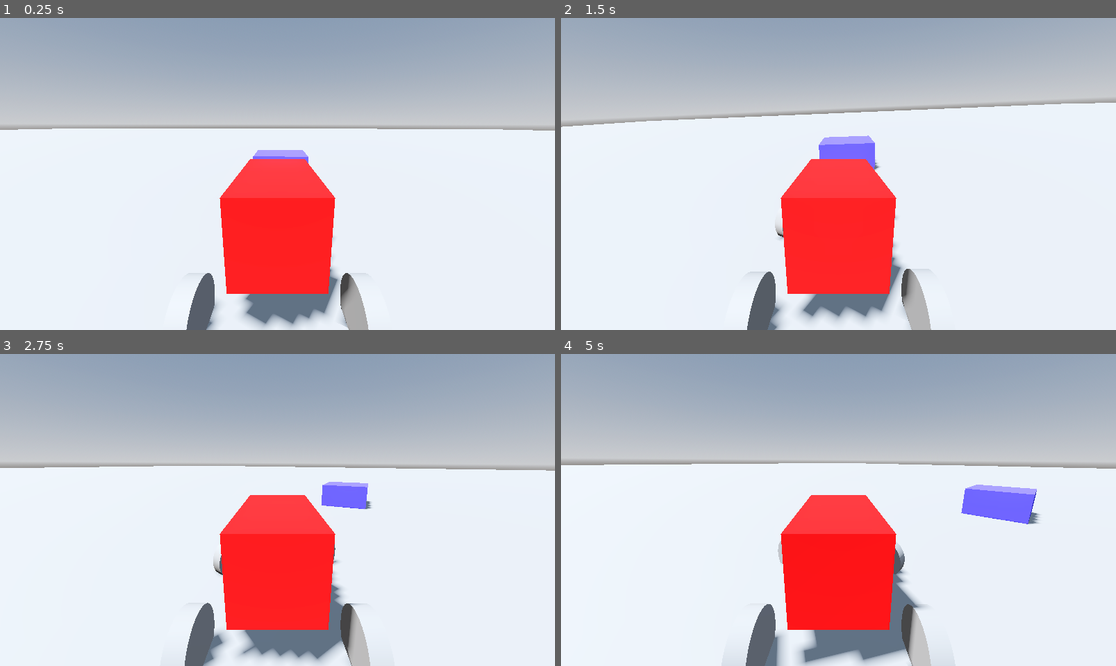
Above: before the commit, frames 1-4 (two rows, left to right).
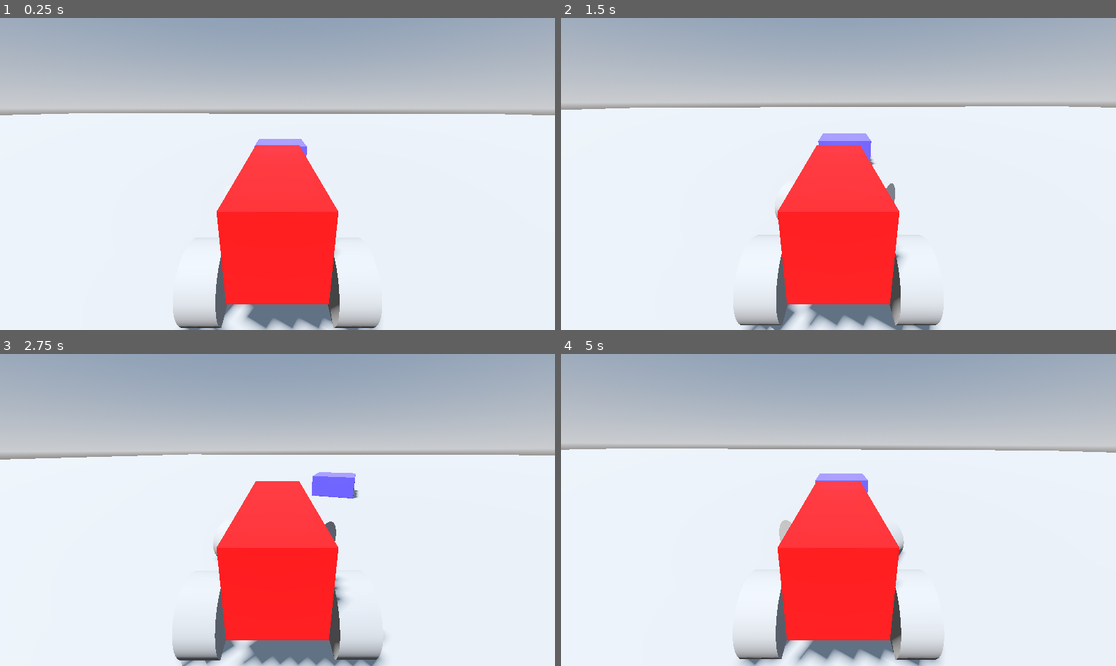
Above: after the commit, the same moments.

Repository: mje819/CarWorld
Game: Godot game, scene res://World/world.tscn
The game is run twice, just before and just after one commit, with the same random seed, the same clock (stepped at 60 frames per second) and the same inputs.
Inputs:
- Up to frame 1 (0.25 s): no input
- Up to frame 2 (1.5 s): hold D (turn_right) 0.53-1.28 s; hold S (brake) from 1.28 s (still down)
- Up to frame 3 (2.75 s): release S (brake) at 2.03 s; hold D (turn_right) from 2.03 s (still down)
- Up to frame 4 (5 s): release D (turn_right) at 2.78 s; hold Space (accelerate) 2.78-3.53 s; hold A (turn_left) from 3.53 s (still down); tap R (reset, bound only after the commit) at 4.15 s

The runs differ from the first frame. In frame 1, 11% of the frame differs, in the area x 0-100%, y 29-100%; in frame 2, 8.5%; in frame 3, 11%; in frame 4, 13%.

Commit message:
tweak car's behavior wip

Diff:
--- a/car/car.gd
+++ b/car/car.gd
@@ -11,3 +11,7 @@
 	engine_force = -Input.get_axis("accelerate","brake") * force
 	#print(self.position)
 	steering = move_toward(steering, Input.get_axis("turn_right","turn_left") * 0.9,delta)
+
+	# Maybe only for testing
+	if Input.is_action_pressed("reset"):
+		get_tree().reload_current_scene()
--- a/car/car.tscn
+++ b/car/car.tscn
@@ -9,31 +9,31 @@
 material = SubResource("StandardMaterial3D_33qfd")
 size = Vector3(0.5, 0.5, 1)
 
-[sub_resource type="BoxShape3D" id="BoxShape3D_b4ukp"]
-size = Vector3(0.5, 0.5, 1)
+[sub_resource type="ConcavePolygonShape3D" id="ConcavePolygonShape3D_2gitb"]
+data = PackedVector3Array(-0.25, 0.25, 0.5, 0.25, 0.25, 0.5, -0.25, -0.25, 0.5, 0.25, 0.25, 0.5, 0.25, -0.25, 0.5, -0.25, -0.25, 0.5, 0.25, 0.25, -0.5, -0.25, 0.25, -0.5, 0.25, -0.25, -0.5, -0.25, 0.25, -0.5, -0.25, -0.25, -0.5, 0.25, -0.25, -0.5, 0.25, 0.25, 0.5, 0.25, 0.25, -0.5, 0.25, -0.25, 0.5, 0.25, 0.25, -0.5, 0.25, -0.25, -0.5, 0.25, -0.25, 0.5, -0.25, 0.25, -0.5, -0.25, 0.25, 0.5, -0.25, -0.25, -0.5, -0.25, 0.25, 0.5, -0.25, -0.25, 0.5, -0.25, -0.25, -0.5, 0.25, 0.25, 0.5, -0.25, 0.25, 0.5, 0.25, 0.25, -0.5, -0.25, 0.25, 0.5, -0.25, 0.25, -0.5, 0.25, 0.25, -0.5, -0.25, -0.25, 0.5, 0.25, -0.25, 0.5, -0.25, -0.25, -0.5, 0.25, -0.25, 0.5, 0.25, -0.25, -0.5, -0.25, -0.25, -0.5)
 
 [sub_resource type="CylinderMesh" id="CylinderMesh_33qfd"]
-top_radius = 0.2
-bottom_radius = 0.2
-height = 0.1
+top_radius = 0.25
+bottom_radius = 0.25
+height = 0.22
 
 [node name="Car" type="VehicleBody3D" unique_id=16548500]
 mass = 100.0
 script = ExtResource("1_2gitb")
 
 [node name="MeshInstance3D" type="MeshInstance3D" parent="." unique_id=1041634466]
-transform = Transform3D(1, 0, 0, 0, 1, 0, 0, 0, 1, 0, -0.0060293674, 0)
+transform = Transform3D(1, 0, 0, 0, 1, 0, 0, 0, 1.5691822, 0, -0.0060293674, 0)
 mesh = SubResource("BoxMesh_xxg5d")
 
-[node name="CollisionShape3D" type="CollisionShape3D" parent="." unique_id=857107432]
+[node name="CollisionShape3D" type="CollisionShape3D" parent="." unique_id=43761562]
 transform = Transform3D(1, 0, 0, 0, 1, 0, 0, 0, 1, 0, -0.0060293674, 0)
-shape = SubResource("BoxShape3D_b4ukp")
+shape = SubResource("ConcavePolygonShape3D_2gitb")
 
 [node name="VehicleWheel3D" type="VehicleWheel3D" parent="." unique_id=1776042558]
 transform = Transform3D(1, 0, 0, 0, 1, 0, 0, 0, 1, 0.43, -0.37199998, 0.5)
 use_as_traction = true
 use_as_steering = true
-wheel_radius = 0.2
+wheel_radius = 0.25
 suspension_travel = 0.42
 suspension_stiffness = 15.5
 
@@ -44,7 +44,7 @@
 [node name="VehicleWheel3D2" type="VehicleWheel3D" parent="." unique_id=577252886]
 transform = Transform3D(1, 0, 0, 0, 1, 0, 0, 0, 1, 0.43, -0.37199998, -0.5)
 use_as_traction = true
-wheel_radius = 0.2
+wheel_radius = 0.25
 suspension_travel = 0.42
 suspension_stiffness = 15.5
 
@@ -55,7 +55,7 @@
 [node name="VehicleWheel3D3" type="VehicleWheel3D" parent="." unique_id=906008913]
 transform = Transform3D(1, 0, 0, 0, 1, 0, 0, 0, 1, -0.43, -0.37199998, -0.5)
 use_as_traction = true
-wheel_radius = 0.2
+wheel_radius = 0.25
 suspension_travel = 0.42
 suspension_stiffness = 15.5
 
@@ -67,7 +67,7 @@
 transform = Transform3D(1, 0, 0, 0, 1, 0, 0, 0, 1, -0.4349022, -0.3721079, 0.5)
 use_as_traction = true
 use_as_steering = true
-wheel_radius = 0.2
+wheel_radius = 0.25
 suspension_travel = 0.42
 suspension_stiffness = 15.5
 
@@ -76,4 +76,4 @@
 mesh = SubResource("CylinderMesh_33qfd")
 
 [node name="Camera3D" type="Camera3D" parent="." unique_id=383231136]
-transform = Transform3D(-1, 3.3894852e-16, 8.742277e-08, 2.0793978e-08, 0.9713006, 0.23785542, -8.4913786e-08, 0.23785542, -0.9713006, 0, 0.5540726, -1.3304712)
+transform = Transform3D(-1, -1.386428e-15, 8.742277e-08, 2.6833662e-08, 0.9517284, 0.30694136, -8.3202735e-08, 0.30694136, -0.9517284, 0, 0.6468606, -1.5297012)
--- a/project.godot
+++ b/project.godot
@@ -42,6 +42,11 @@
 , Object(InputEventKey,"resource_local_to_scene":false,"resource_name":"","device":-1,"window_id":0,"alt_pressed":false …(186 unchanged characters)…
 ]
 }
+reset={
+"deadzone": 0.2,
+"events": [Object(InputEventKey,"resource_local_to_scene":false,"resource_name":"","device":-1,"window_id":0,"alt_pressed":false,"shift_pressed":false,"ctrl_pressed":false,"meta_pressed":false,"pressed":false,"keycode":0,"physical_keycode":82,"key_label":0,"unicode":114,"location":0,"echo":false,"script":null)
+]
+}
 
 [physics]
 
